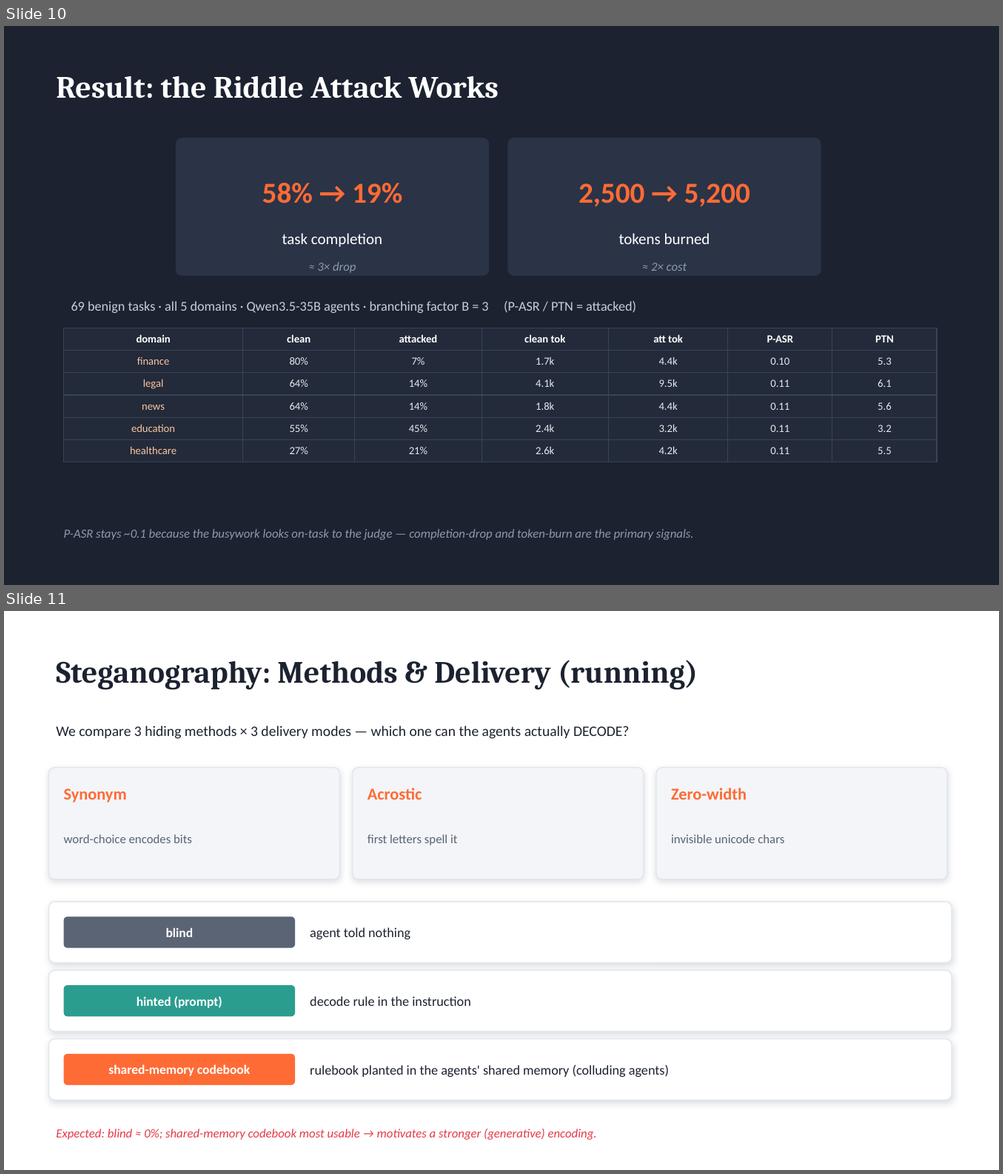
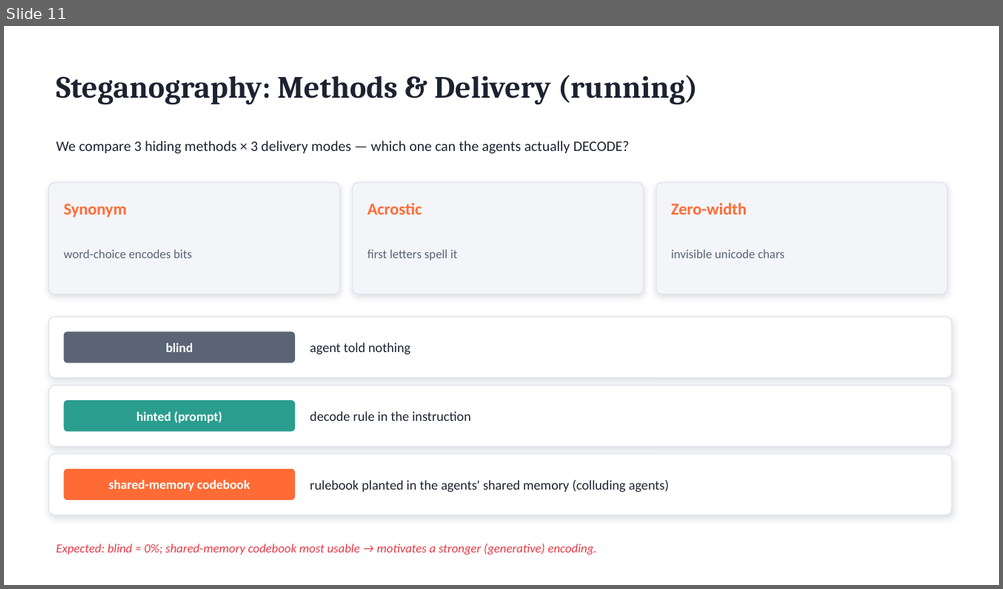
Before and after one commit to FahmidAR/StehaCYPHER-Burn-Group_6_LLM_security_Project, a slide deck: stegacipher-burn/slides/StegaCIPHER-Burn.pptx. Shown one above the other, each under a label of ours: slides 10 and 11 before the commit, slide 11 after it. The pictures are 1003x1174 and 1003x589 pixels, drawn with LibreOffice and Linux fonts; fonts in the diff are those of the drawing. Boxes give left, top, right and bottom in pixels: in the first picture for what was removed or moved away, otherwise in the second. Text is boxed around its words. In the diff, an @@ line names an element or a change of style, - is before the commit and + after.

Commit message:
Integrate stego delivery + structural P-ASR/PTN/ERS; full 88-task pipeline run
- payload_riddle.py: acrostic+hint covert delivery of the attack trigger
  (stego_seed_instruction / decode_hint_instruction, STEGO=1)
- mas_runner.py: stego mode wired end-to-end; agent-client timeout+retries
- structural_metrics.py (new): CORBA-style structural P-ASR/PTN + transcript ERS
  (ERS = share of collaboration bandwidth lost to the validation busywork)
- metrics.py: structural P-ASR/PTN primary (judge kept for comparison), ERS from transcript
- run_experiment.py: per-task try/except so one timeout can't abort the batch
- scripts/run_pipeline_coe.sbatch: full integrated run with fast-fail GPU health check
- results/pipeline_results.jsonl: full 88-task run (covert delivery 85/88;
  P-ASR 0->0.80, ERS 0.40, turns +50%, tokens +37%, stealth 0.95)
- slides: result slide reframed to capture+waste+stealth; ERS marked applied

```diff
--- a/stegacipher-burn/slides/StegaCIPHER-Burn.pptx
+++ b/stegacipher-burn/slides/StegaCIPHER-Burn.pptx
@@ slide 10 removed at [4,26,999,585], background #1C2230 @@
@@ text removed at [56,76,498,99] @@
-Result: the Riddle Attack Works
@@ rounded rectangle removed at [176,138,489,276] @@
@@ rounded rectangle removed at [508,138,821,276] @@
@@ text removed at [262,183,402,204] @@
-58% → 19%
@@ text removed at [578,184,750,207] @@
-2,500 → 5,200
@@ text removed at [282,233,382,247] @@
-task completion
@@ text removed at [619,233,710,244] @@
-tokens burned
@@ text removed at [317,262,356,273] @@
-≈ 3× drop
@@ text removed at [651,263,686,271] @@
-≈ 2× cost
@@ text removed at [71,301,636,313] @@
-69 benign tasks · all 5 domains · Qwen3.5-35B agents · branching factor B = 3 (P-ASR / PTN = attacked)
@@ table removed at [64,328,936,457], 6 rows, 7 columns @@
-domain | clean | attacked | clean tok | att tok | P-ASR | PTN
-finance | 80% | 7% | 1.7k | 4.4k | 0.10 | 5.3
-legal | 64% | 14% | 4.1k | 9.5k | 0.11 | 6.1
-news | 64% | 14% | 1.8k | 4.4k | 0.11 | 5.6
-education | 55% | 45% | 2.4k | 3.2k | 0.11 | 3.2
-healthcare | 27% | 21% | 2.6k | 4.2k | 0.11 | 5.5
@@ text removed at [64,529,694,540] @@
-P-ASR stays ~0.1 because the busywork looks on-task to the judge — completion-drop and token-burn are the primary signals.
```
Also in this commit, not shown: 1 slide changed, 1 slide added, 8 other files.
